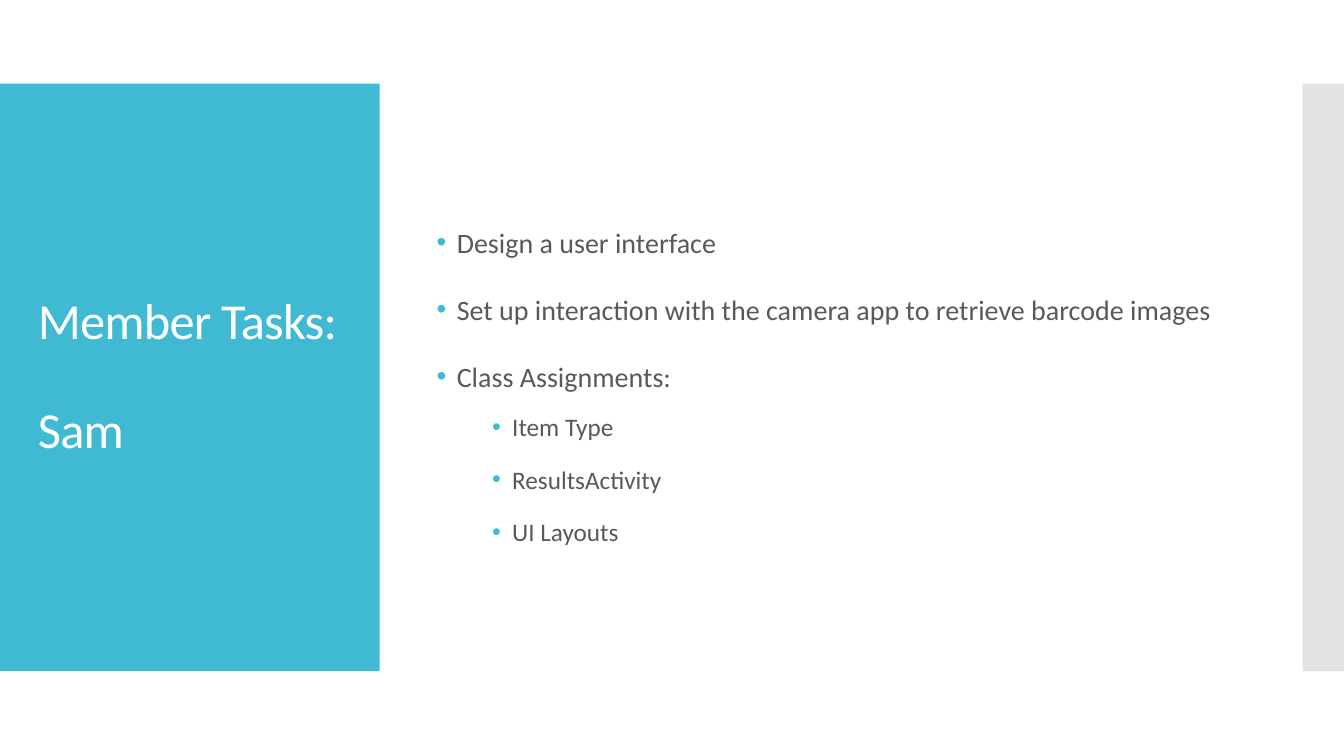
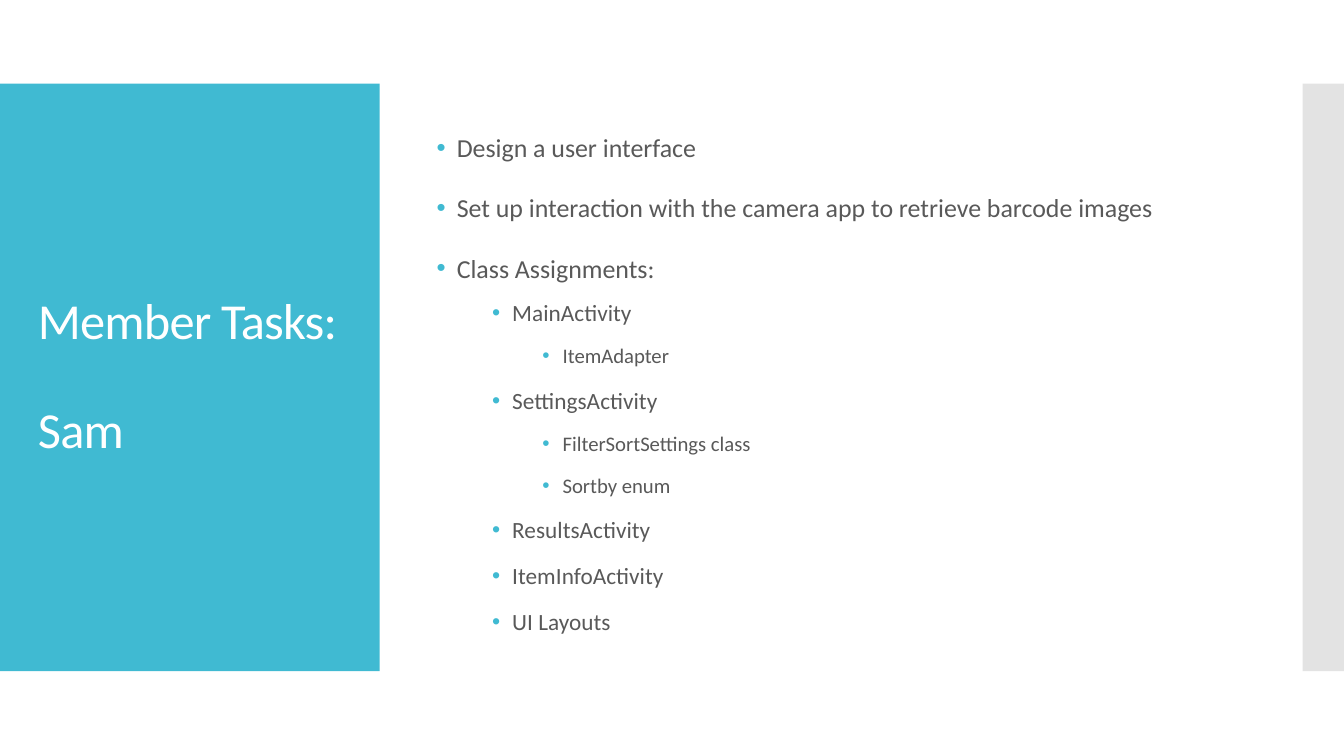
Before and after one commit to uml-app1-2016/Fridge-Friend, a slide deck: slide 6 of Fridge Friend.pptx. Drawn at 1344x756 pixels with LibreOffice and Linux fonts; fonts in the diff are those of the drawing. Boxes give left, top, right and bottom in pixels: in the first picture for what was removed or moved away, otherwise in the second. Text is boxed around its words. In the diff, an @@ line names an element or a change of style, - is before the commit and + after.

Commit message:
sam's powerpoint update

```diff
--- a/Fridge Friend.pptx
+++ b/Fridge Friend.pptx
@@ text at bbox=[457, 139, 1152, 634]: size 20 to 18.5 pt in "Design a user interface", "Set up interaction with the camera app ...", "Class Assignments:"; size 18 to 16.6 pt in "ResultsActivity", "UI Layouts"; line spacing 1.5 to 1.4 @@
@@ text at bbox=[512, 305, 751, 497]: text changed; size 18 to 14.8 pt @@
-  • Item Type
+  • MainActivity
+    • ItemAdapter
+  • SettingsActivity
+    • FilterSortSettings class
+    • Sortby enum
@@ text at bbox=[512, 568, 663, 588]: paragraph added @@
+  • ItemInfoActivity
```
